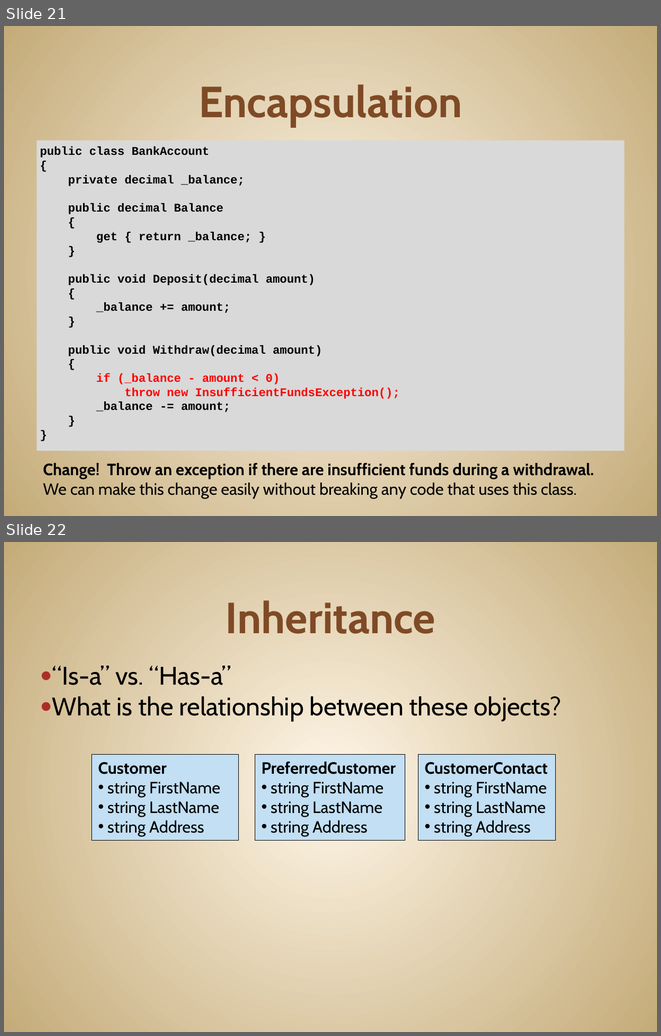
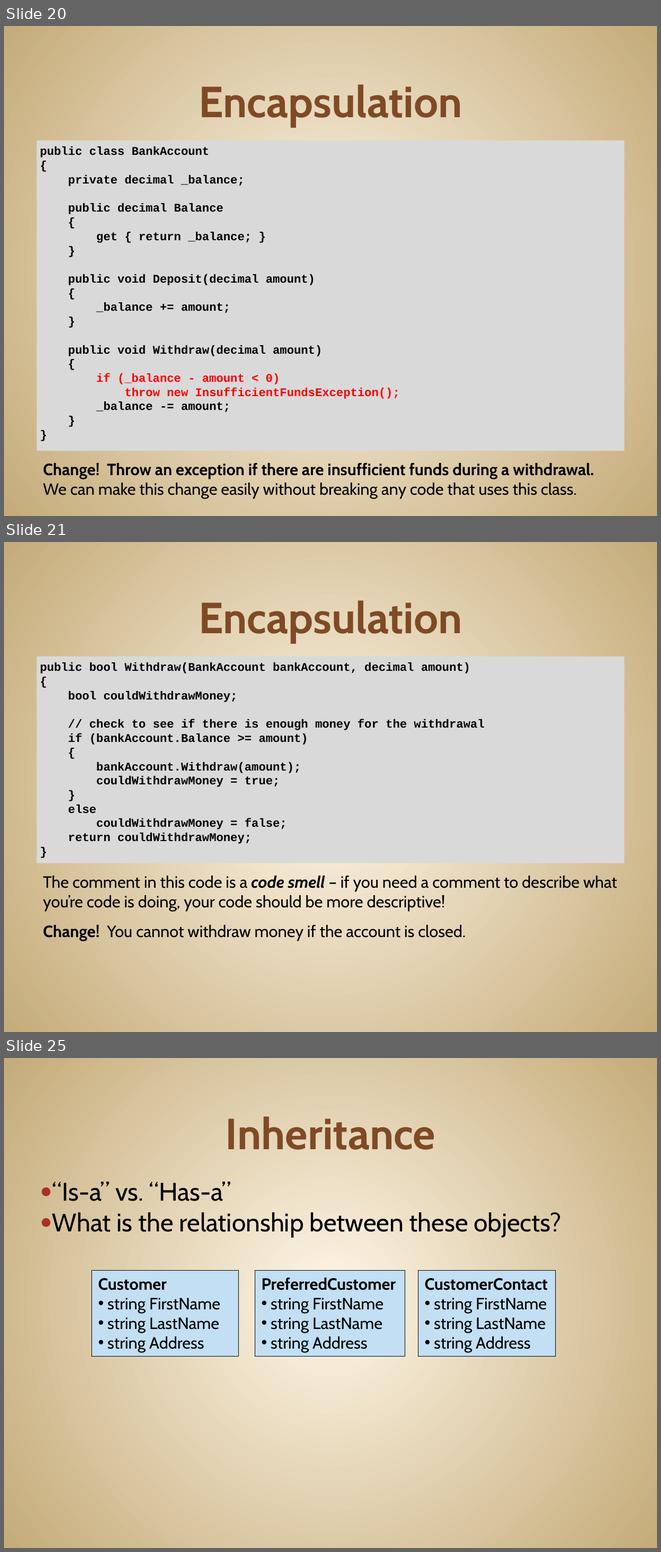
Before and after one commit to JonKruger/oop-solid-sample, a slide deck: slides/OOP-SOLID-CodeMash.pptx. Shown one above the other, each under a label of ours: slides 21 and 22 before the commit, slides 20, 21 and 25 after it; the slides between them are not shown. The pictures are 661x1036 and 661x1552 pixels, drawn with LibreOffice and Linux fonts; fonts in the diff are those of the drawing. Boxes give left, top, right and bottom in pixels: in the first picture for what was removed or moved away, otherwise in the second. Text is boxed around its words. In the diff, an @@ line names an element or a change of style, - is before the commit and + after.

Commit message:
descriptive code

```diff
--- a/slides/OOP-SOLID-CodeMash.pptx
+++ b/slides/OOP-SOLID-CodeMash.pptx
@@ slide 21 added at (4,542,657,1032), background gradient #FFF7E8 to #C4AA7A @@
@@ title added at (199,600,462,643), 48 pt, text #804B26, bold @@
+Encapsulation
@@ text added at (37,656,624,863), fill #D9D9D9, 13 pt, text #000000, bold @@
+public bool Withdraw(BankAccount bankAccount, decimal amount)
+{
+bool couldWithdrawMoney;
+// check to see if there is enough money for the withdrawal
+if (bankAccount.Balance >= amount)
+{
+bankAccount.Withdraw(amount);
+couldWithdrawMoney = true;
+}
+else
+couldWithdrawMoney = false;
+return couldWithdrawMoney;
+}
@@ text added at (43,875,617,911), 18 pt, text #000000 @@
+The comment in this code is a code smell – if you need a comment to describe what you’re code is doing, your code should be more descriptive!
@@ text added at (43,925,466,940), 18 pt, text #000000 @@
+Change! You cannot withdraw money if the account is closed.
@@ what was slide 21 is now slide 20 @@
@@ what was slide 22 is now slide 25 @@
```
Also in this commit, not shown: 1 slide changed, 3 other slides added, 1 slide removed.
